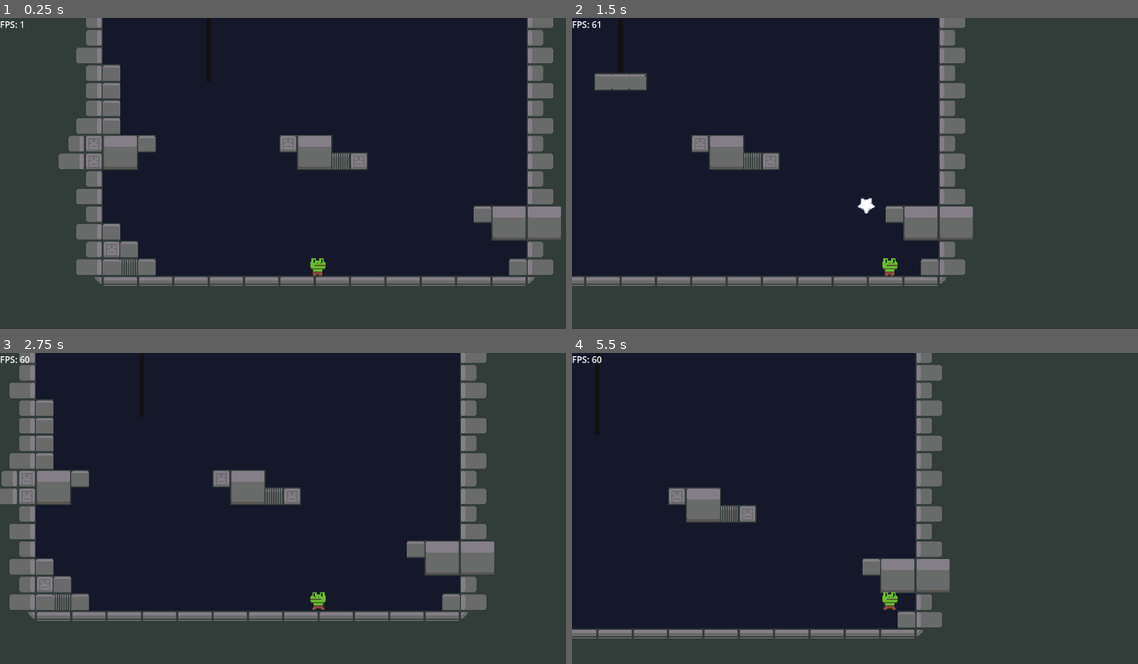
Above: before the commit, frames 1-4 (two rows, left to right).
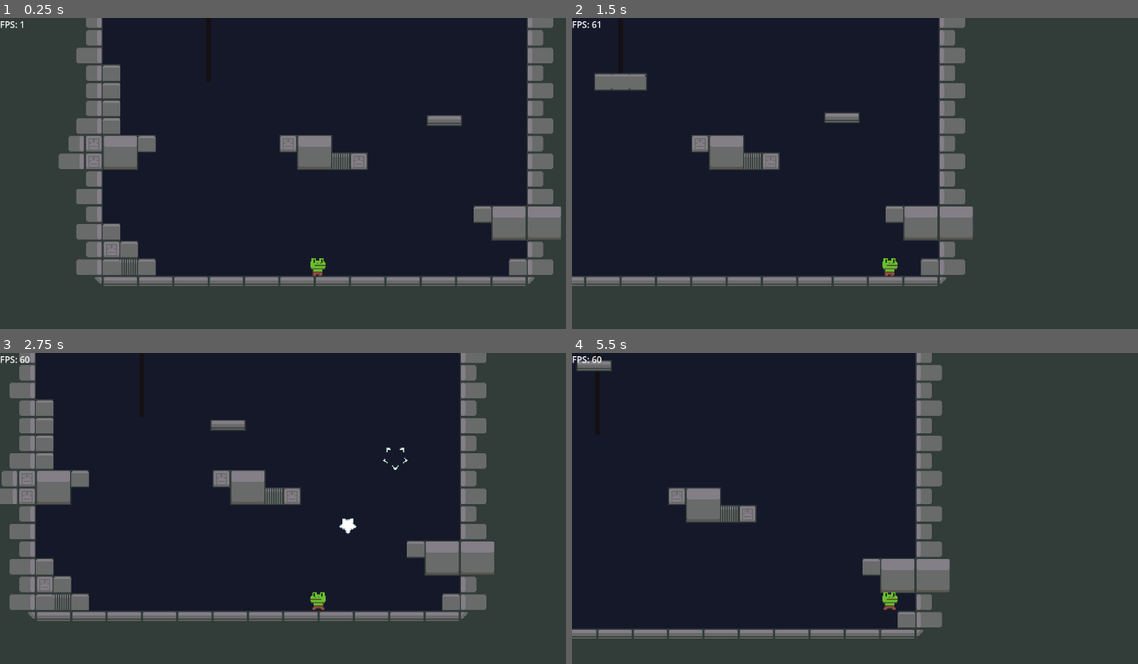
Above: after the commit, the same moments.

Repository: BradleyHendrickson/gwj-73
Game: Godot game, scene res://scenes/level/level_1.tscn
The game is run twice, just before and just after one commit, with the same random seed, the same clock (stepped at 60 frames per second) and the same inputs.
Inputs:
- Up to frame 1 (0.25 s): no input
- Up to frame 2 (1.5 s): tap Enter (input_shoot, bound only after the commit) at 0.5 s; hold Enter (input_shoot, bound only after the commit) 0.53-1.28 s; hold D (input_right) from 0.53 s (still down); tap Space (input_jump) at 0.77 s; tap X (input_shoot, bound only before the commit) at 1.35 s
- Up to frame 3 (2.75 s): tap Space (input_jump) at 1.52 s; release D (input_right) at 2.03 s; hold A (input_left) from 2.03 s (still down); hold Enter (input_shoot, bound only after the commit) from 2.03 s (still down)
- Up to frame 4 (5.5 s): release A (input_left) at 2.78 s; release Enter (input_shoot, bound only after the commit) at 2.78 s; hold D (input_right) 2.78-4.28 s; tap X (input_shoot, bound only before the commit) at 2.85, 4.35 s; tap Space (input_jump) at 3.02, 3.77, 4.52 s; hold Enter (input_shoot, bound only after the commit) 3.53-4.28 s; hold A (input_left) 4.28-5.03 s; hold D (input_right) from 5.03 s (still down); hold Enter (input_shoot, bound only after the commit) from 5.03 s (still down)

The runs differ from the first frame. In frame 1, 0.2% of the frame differs, in the area x 75-82%, y 31-35%; in frame 2, 0.3%; in frame 3, 0.4%, in the area x 37-73%, y 21-59%; in frame 4, 0.2%.

Commit message:
Enemy that follows a path.

Diff:
--- a/project.godot
+++ b/project.godot
@@ -54,7 +54,7 @@
 }
 input_shoot={
 "deadzone": 0.5,
-"events": [Object(InputEventKey,"resource_local_to_scene":fa …(140 unchanged characters)… d":false,"keycode":0,"physical_keycode":88,"key_label":0,"unicode":120,"location":0,"echo":false,"script":null)
+"events": [Object(InputEventKey,"resource_local_to_scene":fa …(140 unchanged characters)… d":false,"keycode":0,"physical_keycode":4194309,"key_label":0,"unicode":0,"location":0,"echo":false,"script":null)
 , Object(InputEventJoypadMotion,"resource_local_to_scene":false,"resource_name":"","device":-1,"axis":5,"axis_value":1.0,"script":null)
 , Object(InputEventJoypadButton,"resource_local_to_scene":false,"resource_name":"","device":-1,"button_index":1,"pressure":0.0,"pressed":true,"script":null)
 ]
@@ -64,6 +64,7 @@
 
 2d_physics/layer_1="Player"
 2d_physics/layer_2="Ground"
+2d_physics/layer_3="Enemies"
 
 [rendering]
 
--- a/scenes/characters/enemies/path_enemy.gd
+++ b/scenes/characters/enemies/path_enemy.gd
@@ -1,11 +1,29 @@
-extends Node2D
+extends CharacterBody2D
+
+@onready var ray = $"RayCast2D"
+@onready var INITIAL_ANGLE = 0.2 # in radians
+@onready var FORCE = 100
 
 
-# Called when the node enters the scene tree for the first time.
-func _ready() -> void:
-	pass # Replace with function body.
+@export var move_to := Vector2(0, -128):
+	set(value):
+		move_to = value
+		position += value
+	get():
+		return move_to
 
 
-# Called every frame. 'delta' is the elapsed time since the previous frame.
+func _ready() -> void:
+	ray.global_rotation = INITIAL_ANGLE
+	velocity = Vector2(FORCE * cos(INITIAL_ANGLE), FORCE * sin(INITIAL_ANGLE))
+
+
 func _process(delta: float) -> void:
-	pass
+	print(velocity)
+	if ray.is_colliding():
+		ray.target_position = -ray.target_position
+		print(velocity)
+		velocity = -1 * velocity
+		print(velocity)
+	else:
+		move_and_slide()
--- a/scenes/characters/enemies/path_enemy.tscn
+++ b/scenes/characters/enemies/path_enemy.tscn
@@ -1,6 +1,22 @@
-[gd_scene load_steps=2 format=3 uid="uid://horxikbid2ne"]
+[gd_scene load_steps=4 format=3 uid="uid://horxikbid2ne"]
 
 [ext_resource type="Script" path="res://scenes/characters/enemies/path_enemy.gd" id="1_r36tq"]
+[ext_resource type="Texture2D" uid="uid://cp2c8uwo4c5g8" path="res://sprites/path_enemy.png" id="2_n0e1q"]
 
-[node name="PathEnemy" type="Node2D"]
+[sub_resource type="RectangleShape2D" id="RectangleShape2D_mk2sf"]
+size = Vector2(32, 10)
+
+[node name="PathEnemy" type="CharacterBody2D"]
+collision_layer = 4
+collision_mask = 2
 script = ExtResource("1_r36tq")
+
+[node name="CollisionShape2D" type="CollisionShape2D" parent="."]
+shape = SubResource("RectangleShape2D_mk2sf")
+
+[node name="RayCast2D" type="RayCast2D" parent="."]
+target_position = Vector2(22, 0)
+collision_mask = 2
+
+[node name="Sprite2D" type="Sprite2D" parent="."]
+texture = ExtResource("2_n0e1q")
--- a/scenes/level/level_1.tscn
+++ b/scenes/level/level_1.tscn
@@ -6,6 +6,7 @@
 [ext_resource type="PackedScene" uid="uid://cvboky6pqlyk0" path="res://scenes/characters/player/Player.tscn" id="4_ast7w"]
 [ext_resource type="Texture2D" uid="uid://3esr8rokqhhc" path="res://sprites/tileset.png" id="4_qqr0k"]
 [ext_resource type="PackedScene" uid="uid://dqha0eiactgkx" path="res://scenes/level/background/parallax_background.tscn" id="5_q7fur"]
+[ext_resource type="PackedScene" uid="uid://horxikbid2ne" path="res://scenes/characters/enemies/path_enemy.tscn" id="7_ce3kr"]
 
 [sub_resource type="TileSetAtlasSource" id="TileSetAtlasSource_8japf"]
 texture = ExtResource("4_qqr0k")
@@ -68,3 +69,6 @@
 
 [node name="Platform" parent="." instance=ExtResource("2_cl4i3")]
 position = Vector2(-96, -96)
+
+[node name="PathEnemy" parent="." instance=ExtResource("7_ce3kr")]
+position = Vector2(93, -2)
--- a/scenes/level/platform/MovingPlatform.tscn
+++ b/scenes/level/platform/MovingPlatform.tscn
@@ -8,7 +8,7 @@
 move_to = Vector2(0, -64)
 
 [node name="ActualPlatform" type="AnimatableBody2D" parent="."]
-position = Vector2(0, -64)
+position = Vector2(0, 64)
 collision_layer = 2
 
 [node name="CollisionPolygon2D" type="CollisionPolygon2D" parent="ActualPlatform"]
Not shown: 1 places in scenes/level/level_1.tscn that only renumber resources
Binary file added: sprites/path_enemy.png
Not shown, added: sprites/path_enemy.png.import
